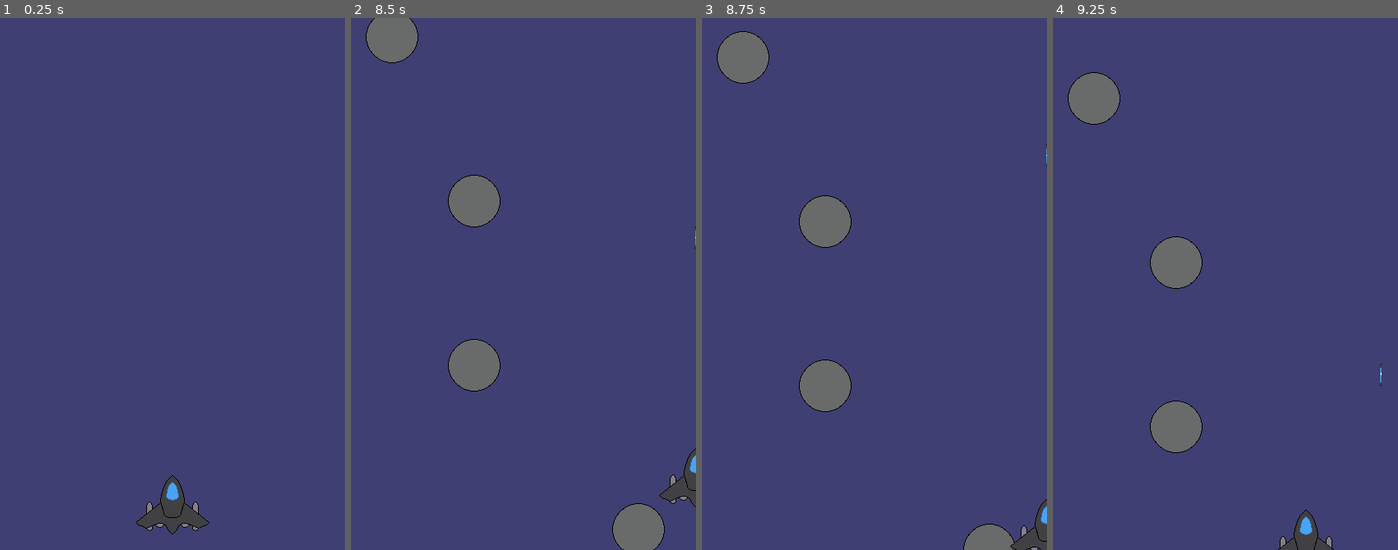
Above: before the commit, frames 1-4 (left to right).
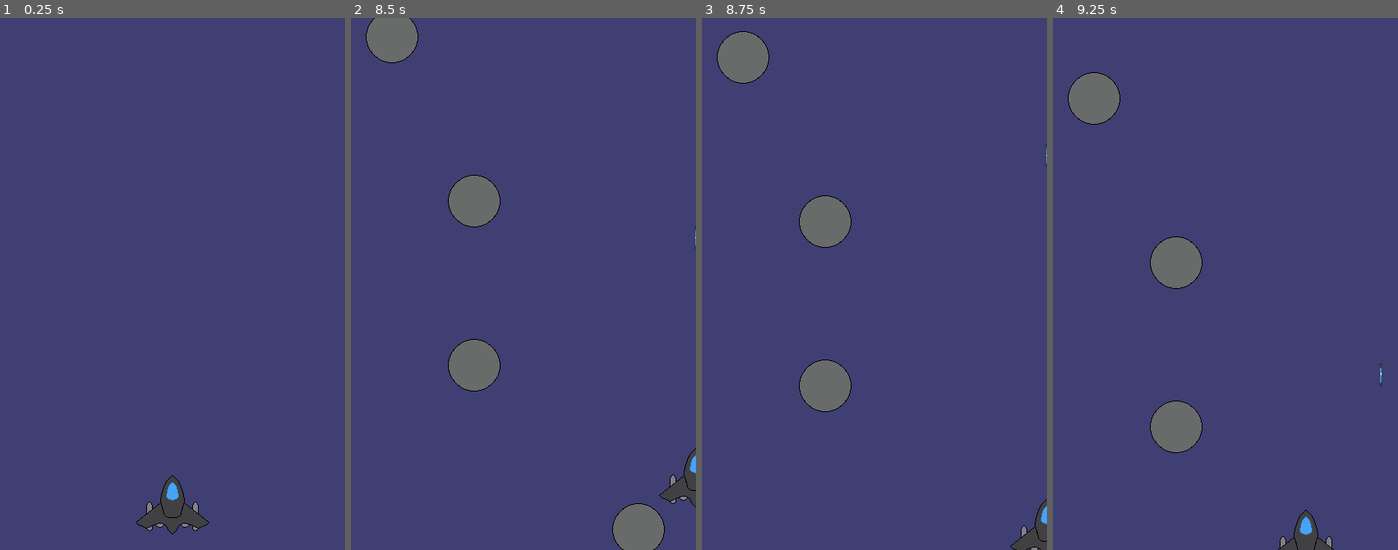
Above: after the commit, the same moments.

Repository: prachtkira/SimpleShooter
Game: Godot game, scene res://scenes/main.tscn
The game is run twice, just before and just after one commit, with the same random seed, the same clock (stepped at 60 frames per second) and the same inputs. The engine's default icon, where the game draws it, is replaced by a stand-in: a white triangle on a blue panel in a dark square.
Inputs (mouse positions are in pixels of both pictures, inside the frame that each line leads up to):
- Up to frame 1 (0.25 s): no input
- Up to frame 2 (8.5 s): tap Enter at 0.5 s; move the mouse to (599, 257) at 0.52 s; hold Right (ui_right) 0.53-1.28 s; click (599, 257) at 0.6 s; move the mouse to (454, 310) at 1.27 s; hold Down (ui_down) 1.28-2.03 s; click (454, 310) at 1.35 s; move the mouse to (558, 166) at 2.02 s; hold Right (ui_right) 2.03-2.78 s; click (558, 166) at 2.1 s; move the mouse to (506, 390) at 2.77 s; hold Up (ui_up) 2.78-3.53 s; click (506, 390) at 2.85 s; move the mouse to (627, 363) at 3.52 s; hold Left (ui_left) 3.53-5.03 s; click (627, 363) at 3.6 s; move the mouse to (420, 204) at 4.27 s; click (420, 204) at 4.35 s; move the mouse to (540, 284) at 5.02 s; hold Down (ui_down) 5.03-5.78 s; click (540, 284) at 5.1 s; move the mouse to (471, 151) at 5.77 s; hold Right (ui_right) 5.78-6.53 s; click (471, 151) at 5.85 s; move the mouse to (599, 257) at 6.52 s; hold Up (ui_up) 6.53-7.28 s; click (599, 257) at 6.6 s; move the mouse to (454, 310) at 7.27 s; hold Right (ui_right) 7.28-8.03 s; click (454, 310) at 7.35 s; move the mouse to (558, 166) at 8.02 s; hold Down (ui_down) from 8.03 s (still down); click (558, 166) at 8.1 s
- Up to frame 3 (8.75 s): keep holding Down (ui_down)
- Up to frame 4 (9.25 s): move the mouse to (1208, 390) at 8.77 s; release Down (ui_down) at 8.78 s; hold Left (ui_left) from 8.78 s (still down); click (1208, 390) at 8.85 s

Frames 1-2 are identical in both runs. In frame 3, 0.6% of the frame differs, in the area x 75-91%, y 95-100%; in frame 4, nothing differs.

Commit message:
Player Damage, Despawn
The player now takes damage, meteors getting destroyed when hit and despawning when leaving the window

Diff:
--- a/project.godot
+++ b/project.godot
@@ -62,3 +62,10 @@
 , Object(InputEventKey,"resource_local_to_scene":false,"resource_name":"","device":-1,"window_id":0,"alt_pressed":false,"shift_pressed":false,"ctrl_pressed":false,"meta_pressed":false,"pressed":false,"keycode":0,"physical_keycode":32,"key_label":0,"unicode":32,"echo":false,"script":null)
 ]
 }
+
+[layer_names]
+
+2d_physics/layer_1="player"
+2d_physics/layer_2="meteor"
+2d_physics/layer_3="bullet"
+2d_physics/layer_4="despawn"
--- a/scenes/main.tscn
+++ b/scenes/main.tscn
@@ -1,10 +1,15 @@
-[gd_scene load_steps=4 format=3 uid="uid://cgowk4a2puick"]
+[gd_scene load_steps=6 format=3 uid="uid://cgowk4a2puick"]
 
 [ext_resource type="PackedScene" uid="uid://b5jnur3swvw1y" path="res://scenes/player.tscn" id="1_4omqd"]
 [ext_resource type="Texture2D" uid="uid://cbxl12lcqm4c" path="res://assets/background.png" id="1_sdv8y"]
+[ext_resource type="Script" path="res://scripts/main.gd" id="1_sknjx"]
 [ext_resource type="PackedScene" uid="uid://ihvoifn63k6t" path="res://scenes/meteor_spawner.tscn" id="2_rwais"]
 
+[sub_resource type="RectangleShape2D" id="RectangleShape2D_jqk0c"]
+size = Vector2(463.5, 20)
+
 [node name="Main" type="Node2D"]
+script = ExtResource("1_sknjx")
 
 [node name="TextureRect" type="TextureRect" parent="."]
 offset_right = 425.0
@@ -16,3 +21,14 @@
 
 [node name="Player" parent="." instance=ExtResource("1_4omqd")]
 position = Vector2(210, 606)
+
+[node name="Despawn" type="Area2D" parent="."]
+collision_layer = 8
+collision_mask = 2
+
+[node name="CollisionShape2D" type="CollisionShape2D" parent="Despawn"]
+position = Vector2(212, 699)
+shape = SubResource("RectangleShape2D_jqk0c")
+
+[connection signal="tookDamage" from="Player" to="." method="_on_player_took_damage"]
+[connection signal="area_entered" from="Despawn" to="." method="_on_despawn_area_entered"]
--- a/scenes/meteor.tscn
+++ b/scenes/meteor.tscn
@@ -8,7 +8,7 @@
 
 [node name="Meteor" type="Area2D"]
 collision_layer = 2
-collision_mask = 5
+collision_mask = 13
 script = ExtResource("1_2tinj")
 
 [node name="Sprite2D" type="Sprite2D" parent="."]
@@ -17,3 +17,5 @@
 
 [node name="CollisionShape2D" type="CollisionShape2D" parent="."]
 shape = SubResource("CircleShape2D_du08f")
+
+[connection signal="body_entered" from="." to="." method="_on_body_entered"]
--- /dev/null
+++ b/scripts/main.gd
@@ -0,0 +1,15 @@
+extends Node2D
+
+var lives =2
+@onready var player = $Player
+
+func _on_despawn_area_entered(area):
+	area.destroyMeteor()
+
+func _on_player_took_damage():
+	lives -= 1
+	if lives == 0:
+		print("Rocket destroyed!")
+		player.queue_free()
+	else:
+		print(lives)
--- a/scripts/meteor.gd
+++ b/scripts/meteor.gd
@@ -1,6 +1,10 @@
 extends Area2D
 
 @export var meteorSpeed: int = 100
+
+func _on_body_entered(body):
+	body.takeDamage()
+	destroyMeteor()
 
 func _physics_process(delta):
 	global_position.y += meteorSpeed*delta
--- a/scripts/player.gd
+++ b/scripts/player.gd
@@ -3,6 +3,8 @@
 @export var movementSpeed : int = 100
 var bulletScene = preload("res://scenes/bullet.tscn")
 @onready var bulletNode = $BulletNode
+
+signal tookDamage
 
 func _process(delta):
 	if Input.is_action_just_pressed("shoot"):
@@ -31,3 +33,6 @@
 
 	var screenSize = get_viewport_rect().size
 	global_position = global_position.clamp(Vector2(0,0), screenSize)
+
+func takeDamage():
+	emit_signal("tookDamage")
